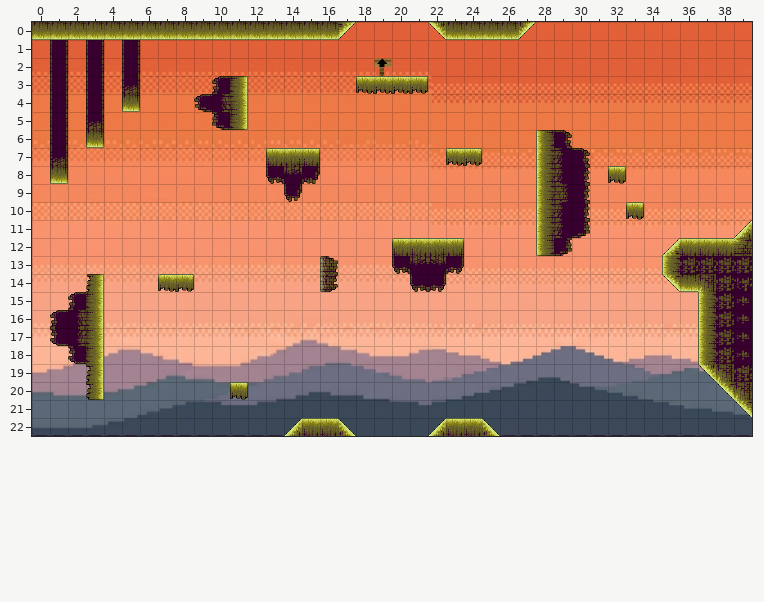
Tiled map, stored at assets/Niveles/1-4.tmx. The picture above was drawn from the file before the commit.
Cells are 32x32 px. Shown: x 0..39, y 0..22.
The same view after the edit:
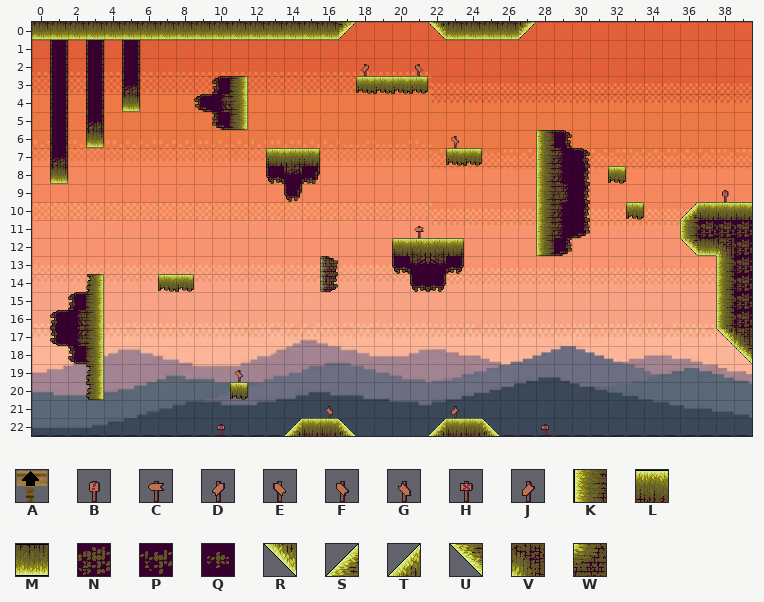
Key: from "CartelArriba": A 0; from "Señales": B 3, C 4, D 5, E 5 flipped left-right, F 6, G 7, H 8, J 9; from "Tileset_Cielo_girado": K 15 turned 180 "Platform"; from "Tileset_cielo": L 1, M 6 turned 180, N 37, P 38, Q 39, R 41 turned 180, S 41 turned 270, T 42, U 42 turned 270, V 53 turned 180, W 53 turned 270.
_ is an empty cell.
Tiles of an added or newly shown layer are drawn over the layers below it.
Changes in this commit:
Layer "Capa de patrones 2" (added):
y 6: x 23 _ -> F
y 11: x 21 _ -> C
y 19: x 11 _ -> F
y 21: x 16 _ -> G; x 23 _ -> J
y 22: x 10 _ -> H; x 28 _ -> H
Layer "Platforms":
y 2: x 18..19 _A -> D_; x 21 _ -> E
y 9: x 38 _ -> B
y 10: x 36..39 ____ -> SLLL
y 11: x 36..39 ___T -> KNNN
y 12: x 35..39 SLLLW -> _UMVN
y 13: x 35..38 KNNN -> ___K
y 14: x 35..39 UMVNP -> ___KN
y 15..16: x 37..39 KNQ -> _KN
y 17: x 37..39 KNQ -> _RV
y 18: x 37..39 KNQ -> __U
y 19: x 37..39 RVN -> ___
y 20: x 38..39 UV -> __
y 21: x 39 U -> _
